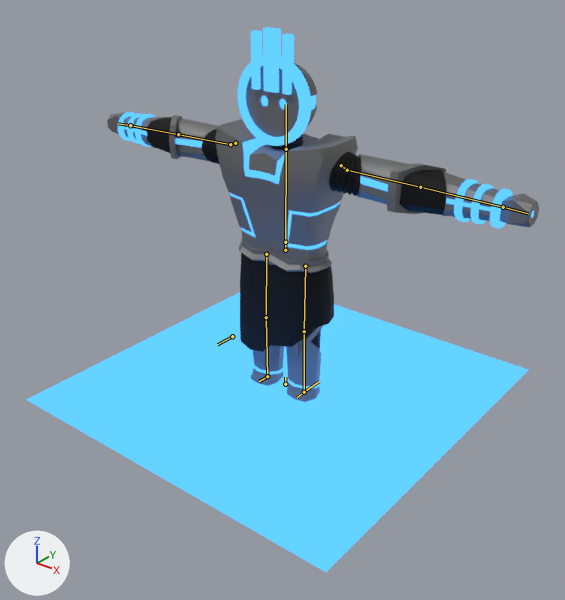
Renders of the Blender file Assets/Models/Actors/KOLOSS.blend from each side of a commit.
Both versions are drawn from a 50 mm lens placed at (5.15, -6.49, 5.17), pointed at (0.2, -0.31, 1.34). Every picture has the same lights, and +X, +Y and +Z are marked at lower left. The bones that bend it are drawn over the model as lines.

In view in the first picture: 'Face', 'Floor', 'Hands', 'Head', 'Legs', 'Skirt', 'Torso'.
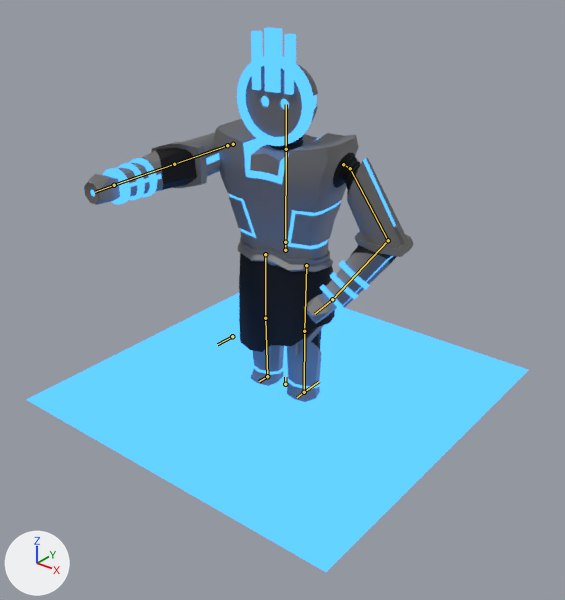
The newer file adds an action. The first version stands in its rest pose; the second is drawn at frame 1 of the action 'CombatState_Lowering'.

The change in detail:
Bone 'Waist' (bone_waist) turns from (0, 0, 0) to (0, 4, 0) degrees about its own x, y and z.
Bone 'Hand.L' (bone_hand_l) turns from (0, 0, 0) to (17, -11, -7) degrees about its own x, y and z.
Bone 'ik_arm.target.L' (bone_ik_arm_target_l) moves from (0.0, 0.0, 0.0) to (-1.62, -0.3, -1.3).
Bone 'ik_arm.target.R' (bone_ik_arm_target_r) moves from (0.0, 0.0, 0.0) to (1.75, -1.79, 0.0).
Bone 'ik_arm.pole.L' (bone_ik_arm_pole_l) moves from (0.0, 0.0, 0.0) to (-0.31, -0.69, -0.59).

Changed parts and their boxes (x1, y1, x2, y2) in the pictures (565 x 600 px):
'Torso', posed (21% narrower, 19% taller)
    before: (123, 114, 499, 273)
    after: (117, 119, 414, 308)
'Skirt', posed
    before: (240, 252, 334, 352)
    after: (239, 253, 335, 352)
'Face', posed
    before: (238, 27, 311, 146)
    after: (237, 27, 314, 146)
'Hands', posed (39% narrower, 34% taller)
    before: (107, 112, 539, 228)
    after: (84, 168, 345, 324)
'Legs', posed
    before: (251, 326, 323, 402)
    after: (251, 325, 324, 402)
'Head', posed
    before: (246, 63, 317, 137)
    after: (246, 65, 318, 137)
bone 'Hand.L', root to tip
    before: (503, 207) to (528, 213)
    after: (332, 299) to (315, 313)
